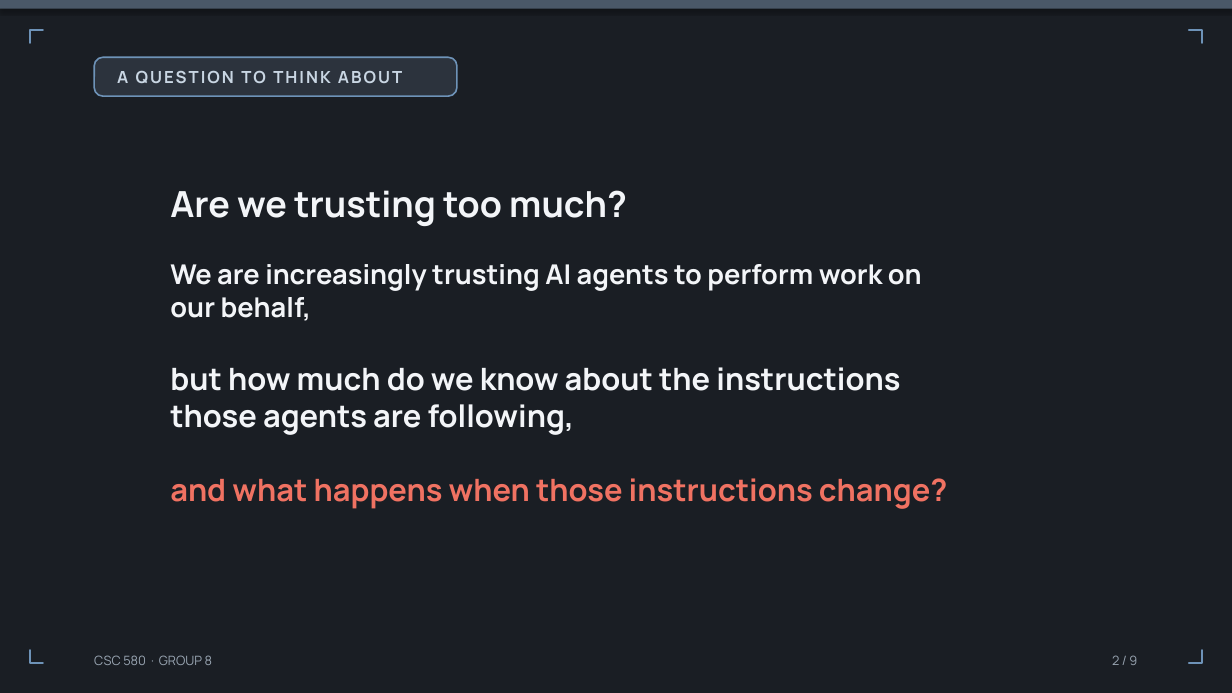
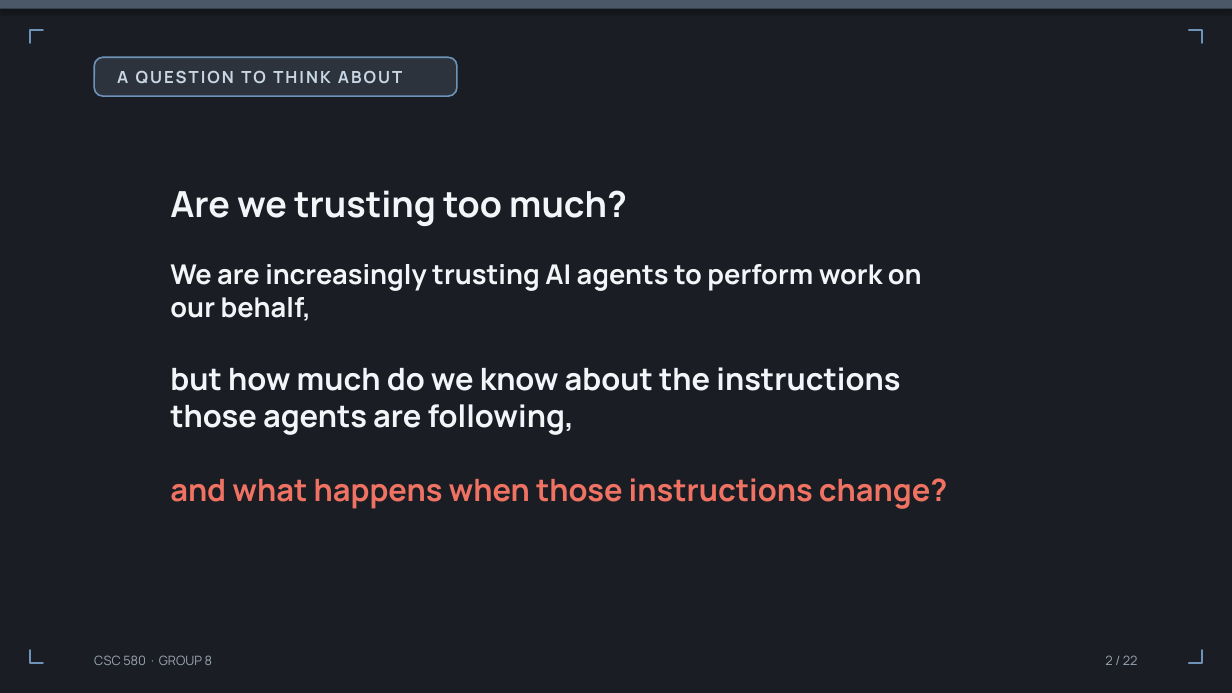
Before and after one commit to umdnp/csc580-project8, a slide deck: slide 2 of docs/group8_final_presentation.pptx. Drawn at 1232x693 pixels with LibreOffice and Linux fonts; fonts in the diff are those of the drawing; background and template pictures are left out. Boxes give left, top, right and bottom in pixels: in the first picture for what was removed or moved away, otherwise in the second. Text is boxed around its words. In the diff, an @@ line names an element or a change of style, - is before the commit and + after.

```diff
--- a/docs/group8_final_presentation.pptx
+++ b/docs/group8_final_presentation.pptx
@@ text at [1105, 655, 1138, 665]: text changed @@
-2 / 9
+2 / 22
```
Also in this commit, not shown: 7 other slides changed, 13 slides added.
